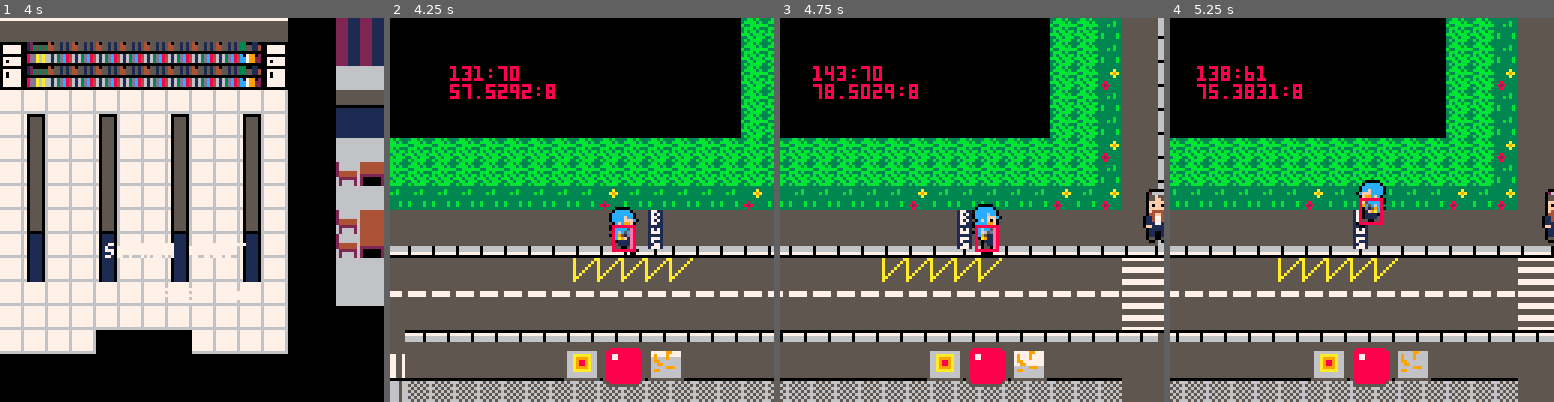
Above: before the commit, frames 1-4 (left to right).
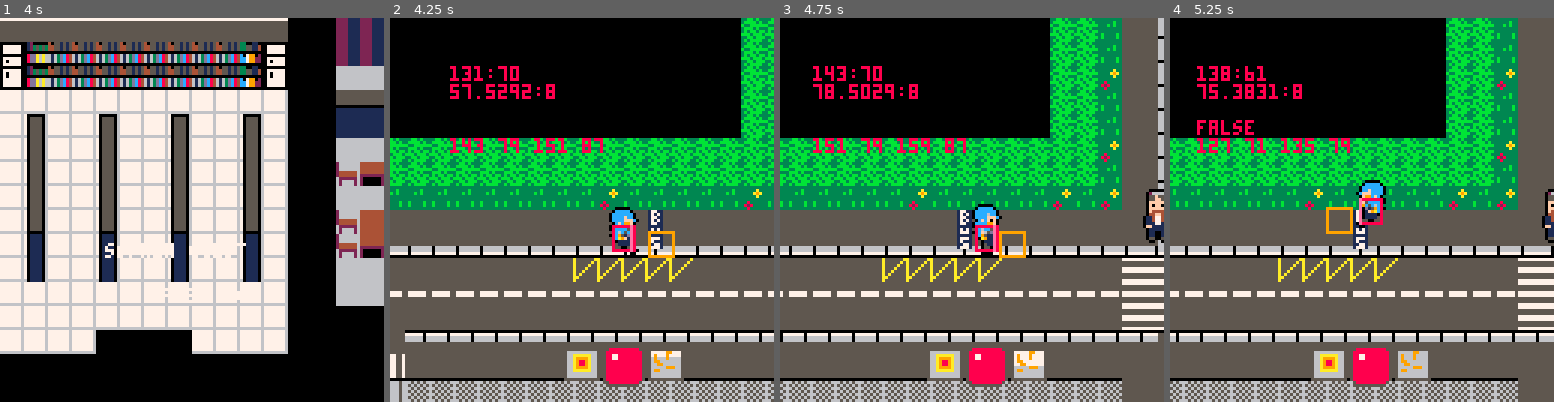
Above: after the commit, the same moments.

Repository: JasonHaenlin/pico-8-sophiaquest
Game: PICO-8 cartridge sophiaquest.p8
Two runs of this game, one before a commit and one after it. Both use one fixed random seed, a clock stepped at 60 frames per second and the inputs below.
Inputs:
- Up to frame 1 (4 s): tap X (X key) at 0.33, 1.07, 1.85, 2.97 s; tap O (Z key) at 0.7, 1.7, 2.1, 2.5, 2.9, 3.3, 3.7 s; hold Right 1.6-2.1 s; hold Up 2.15-2.42 s; hold Right 2.47-3.03 s; hold Left 3.08-3.58 s; hold Down 3.63-3.97 s
- Up to frame 2 (4.25 s): hold Right from 4.02 s (still down); tap X (X key) at 4.08 s; tap O (Z key) at 4.1 s
- Up to frame 3 (4.75 s): tap O (Z key) at 4.5 s; release Right at 4.68 s; hold Up from 4.73 s (still down)
- Up to frame 4 (5.25 s): tap O (Z key) at 4.9 s; release Up at 5.03 s; hold Left from 5.08 s (still down); tap X (X key) at 5.2 s

Frame 1 is identical in both runs. In frame 2, 0.8% of the frame differs, in the area x 15-75%, y 31-63%; in frame 3, 0.8%; in frame 4, 1.1%, in the area x 7-50%, y 26-57%.

Commit message:
debug for a front player matrix

Diff:
--- a/sophiaquest.p8
+++ b/sophiaquest.p8
@@ -552,8 +552,8 @@
  self.anim = walk
  if (is_moving(left))  move(self,-1, 0, 0, 15)
  if (is_moving(right)) move(self, 1, 0, 6, 15)
- if (is_moving(up))    move(self, 0,-1, 6, 0)
- if (is_moving(down))  move(self, 0, 1, 6, 15)
+ if (is_moving(up))    move(self, 0,-1, 7, 8)
+ if (is_moving(down))  move(self, 0, 1, 7, 15)
  if (is_not_moving())  self.anim = stay
  action_player()
 end
@@ -656,17 +656,13 @@
  local y1 = max(a.box.y1 + a.y, a.y + y + ((oy/2) * y) + oy/2)
  local x2 = (a.x + x + ox)
  local y2 = max(a.box.y1 + a.y, a.y + y + oy)
- local sp1 = mget(x1 / 8, y1 / 8)
- local sp2 = mget(x2 / 8, y2 / 8)
-
+ local sp1 = mget(get_tile(x1), get_tile(y1))
+ local sp2 = mget(get_tile(x2), get_tile(y2))
+ debug_front_matrix(a, x, y, ox, oy)
  for b in all(g_actors) do
   if(check_collisions(a, b, x, y)) return
  end
-
- g_cm.x1 = x1
- g_cm.x2 = x2
- g_cm.y1 = y1
- g_cm.y2 = y2
+ debug_collision_matrix(x1, y1, x2, y2)
 
  if (fget(sp1, f_obst)) then
   a.x += abs(y)
@@ -689,8 +685,10 @@
   g_p.cd = g_p.weapon.cd
  end
  if (g_p.cdfx > 0) g_p.cdfx -= 1
+ local item_near = fget(mget(get_tile(g_p.x) ,get_tile(g_p.y + g_p.box.y1)), f_inv)
  if (btnp(fire2)) then
-  if (fget(mget(g_p.x / 8 ,(g_p.y - 1) / 8), f_inv)) then
+  log(4,fget(mget(get_tile(g_p.x) ,get_tile(g_p.y + g_p.box.y1)), f_inv))
+  if (fget(mget(get_tile(g_p.x+((g_p.box.x2-g_p.box.x1)/2)) ,get_tile(g_p.y + (g_p.box.y1/2))), f_inv)) then
    g_open_inv = true
   else
   local target = target_nearest_one(30)
@@ -742,11 +740,15 @@
   x = rnd(xmax),
   y = rnd(ymax)
  }
- while(fget(mget(a.x / 8 ,(a.y) / 8), f_obst)) do
+ while(fget(mget(get_tile(a.x) ,get_tile(a.y)), f_obst)) do
   a.x = rnd(xmax)
   a.y = rnd(ymax)
  end
  return a
+end
+
+function get_tile(a)
+ return ((a - (a % 8)) / 8)
 end
 
 function is_of_limit(x, y, bx, by, r)
@@ -1062,7 +1064,7 @@
 end
 
 function draw_item(self)
-  spr(self.s,self.x,self.y)
+ spr(self.s,self.x,self.y)
 end
 
 function draw_actors()
@@ -1155,7 +1157,7 @@
  draw_hud()
 
  log(1, g_p.x..":"..g_p.y)
- if(debug_enabled) debug()
+ debug()
 end
 
 -- update
@@ -1282,25 +1284,31 @@
 
 function debug_init()
   g_dbg = {"","","","","","","","","",""}
-  g_cm = {
-  x1 = 0,
-  y1 = 0,
-  x2 = 0,
-  y2 = 0
- }
+  g_ft = {x1=0,y1=0,x2=0,y2=0}
+  g_cl = {x1=0,y1=0,x2=0,y2=0}
 end
 
 function debug()
- debug_collision_matrix()
- debug_hitbox_matrix()
+ if (not debug_enabled) return
  debug_log(g_fp.x+10, g_fp.y+10)
-end
-
-function debug_collision_matrix()
- line(g_cm.x1,g_cm.y1,g_cm.x2,g_cm.y2,pink)
-end
-
-function debug_hitbox_matrix()
+ display_hitbox_matrix()
+ display_collision_matrix()
+ display_front_matrix()
+end
+
+function display_front_matrix()
+ log(5, g_ft.x1.." "..g_ft.y1.." "..g_ft.x2.." "..g_ft.y2)
+ line(g_ft.x1, g_ft.y1, g_ft.x1, g_ft.y2, orange)
+ line(g_ft.x1, g_ft.y1, g_ft.x2, g_ft.y1, orange)
+ line(g_ft.x2, g_ft.y1, g_ft.x2, g_ft.y2, orange)
+ line(g_ft.x2, g_ft.y2, g_ft.x1, g_ft.y2, orange)
+end
+
+function display_collision_matrix(params)
+ line(g_cl.x1,g_cl.y1,g_cl.x2,g_cl.y2,pink)
+end
+
+function display_hitbox_matrix()
  local b = get_box(g_p)
  line(b.x1, b.y1, b.x1, b.y2, red)
  line(b.x1, b.y1, b.x2, b.y1, red)
@@ -1308,7 +1316,21 @@
  line(b.x2, b.y2, b.x1, b.y2, red)
 end
 
+function debug_collision_matrix(x1, y1, x2, y2)
+ if (not debug_enabled) return
+   g_cl = {x1=x1,y1=y1,x2=x2,y2=y2}
+end
+
+function debug_front_matrix(a, x, y, ox, oy)
+ if (not debug_enabled) return
+ g_ft.x1 = (a.x + x + ((ox - a.x%8 + (8*x))))
+ g_ft.y1 = (a.y + y + ((oy - a.y%8 + (8*y))))
+ g_ft.y2 = (a.y + y + oy + ((8 - a.y%8 + (8*y))))
+ g_ft.x2 = (a.x + x + ox + ((8 - a.x%8 + (8*x))))
+end
+
 function log(tab,text)
+ if (not debug_enabled) return
  if(tab < 0 or tab > #g_dbg) return
  g_dbg[tab] = text
 end
